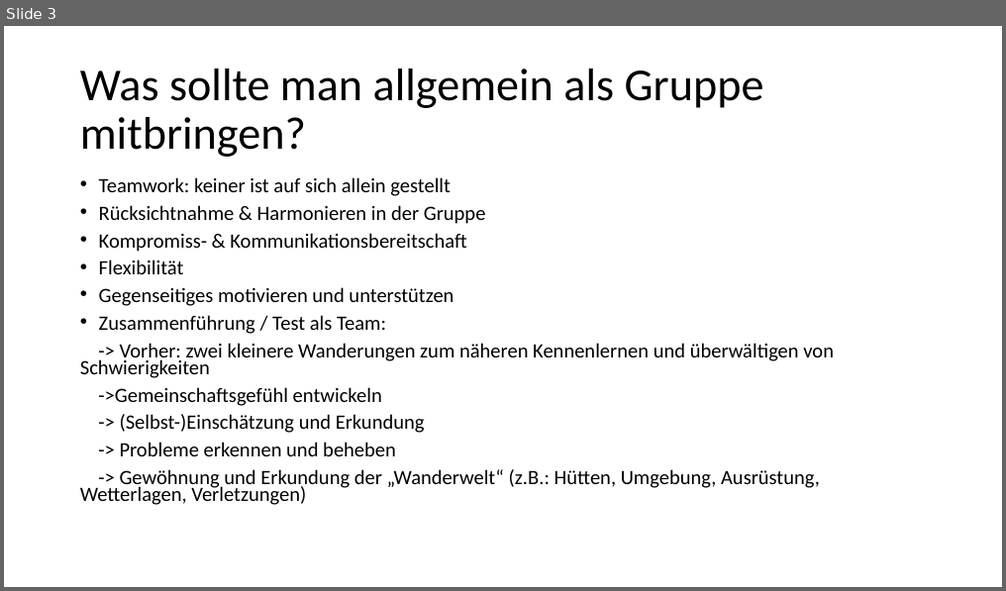
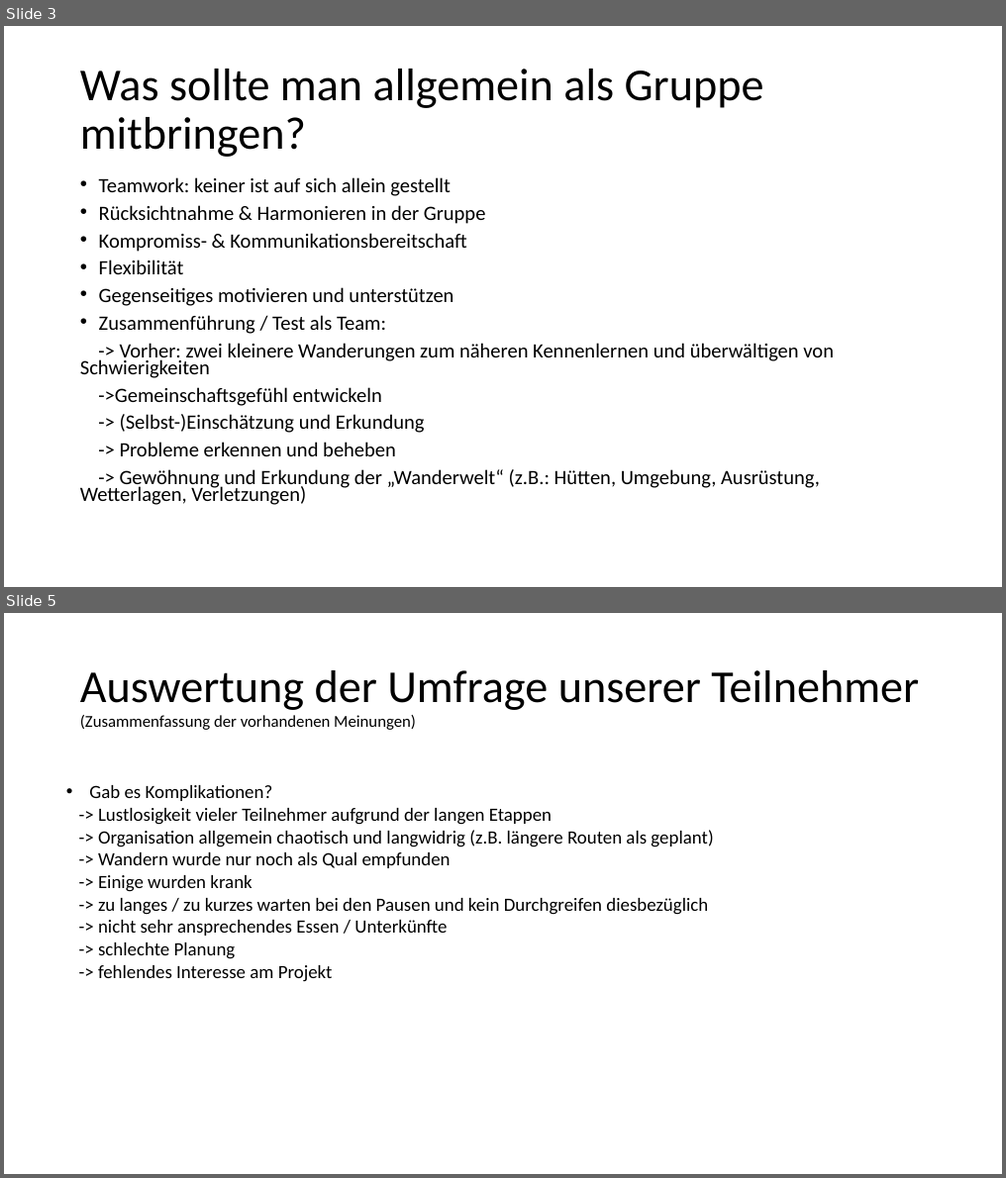
Before and after one commit to dawgermany/Praesentation-Alpen, a slide deck: Präsentationen/Alpenwanderung als Motivationsstrategie.pptx. Shown one above the other, each under a label of ours: slide 3 before the commit, slides 3 and 5 after it; the slides between them are not shown. The pictures are 1006x591 and 1006x1178 pixels, drawn with LibreOffice and Linux fonts; fonts in the diff are those of the drawing. Boxes give left, top, right and bottom in pixels: in the first picture for what was removed or moved away, otherwise in the second. Text is boxed around its words. In the diff, an @@ line names an element or a change of style, - is before the commit and + after.

```diff
--- a/Präsentationen/Alpenwanderung als Motivationsstrategie.pptx
+++ b/Präsentationen/Alpenwanderung als Motivationsstrategie.pptx
@@ slide 5 added at (4,613,1002,1174), background #FFFFFF @@
@@ title added at (80,670,919,730), 16 pt, text #000000 @@
+Auswertung der Umfrage unserer Teilnehmer
+(Zusammenfassung der vorhandenen Meinungen)
@@ text added at (89,785,713,982), 18 pt, text #000000 @@
+• Gab es Komplikationen?
+-> Lustlosigkeit vieler Teilnehmer aufgrund der langen Etappen
+-> Organisation allgemein chaotisch und langwidrig (z.B. längere Routen als geplant)
+-> Wandern wurde nur noch als Qual empfunden
+-> Einige wurden krank
+-> zu langes / zu kurzes warten bei den Pausen und kein Durchgreifen diesbezüglich
+-> nicht sehr ansprechendes Essen / Unterkünfte
+-> schlechte Planung
+-> fehlendes Interesse am Projekt
```
Also in this commit, not shown: 3 slides changed, 1 other file.
